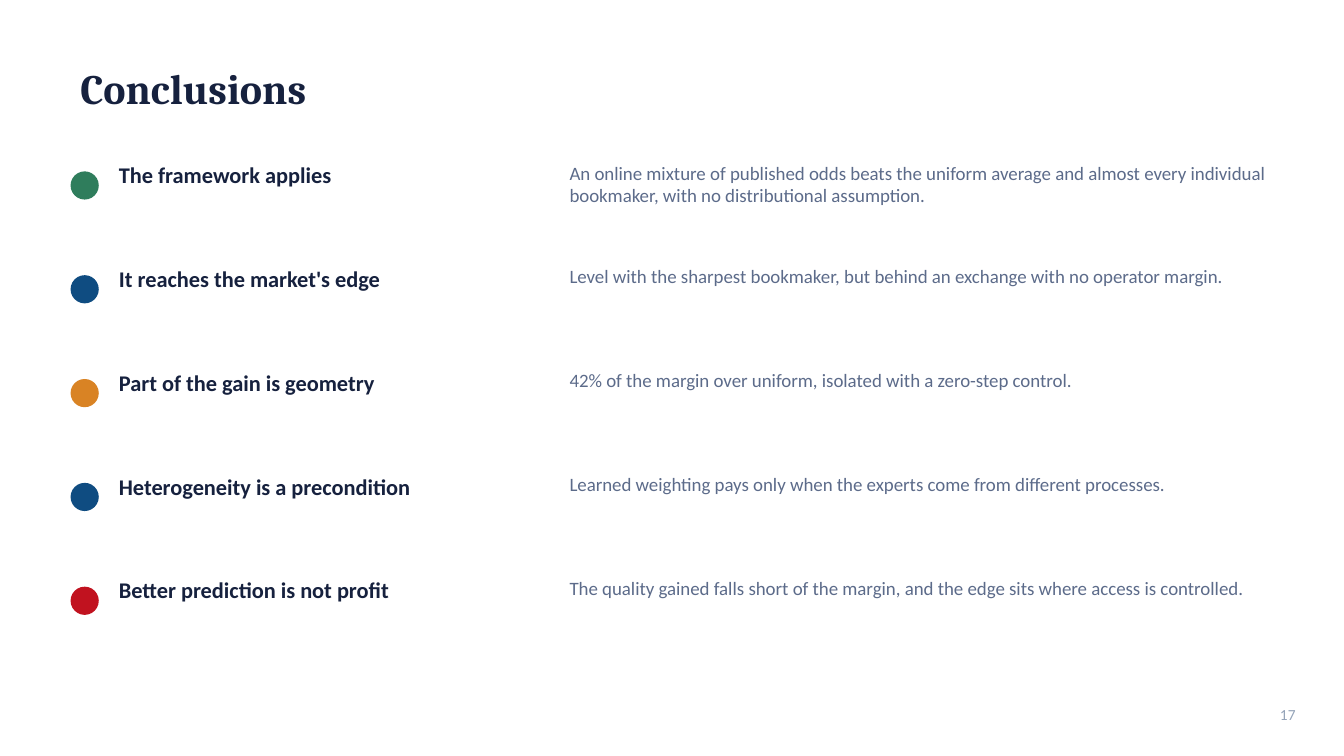
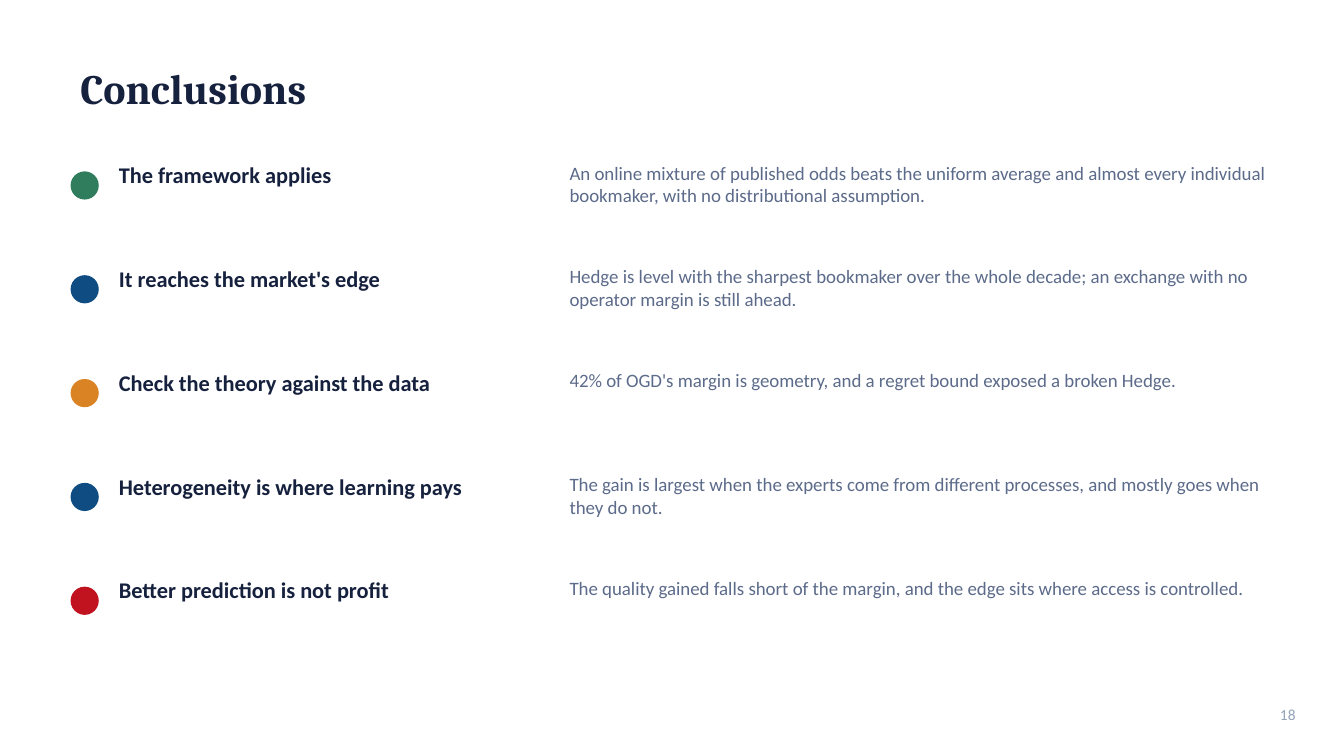
Before and after one commit to stefanos212/online-learning-betting-odds, a slide deck: slide 18 of docs/defense_presentation_short.pptx (slide 17 before the commit). Drawn at 1344x756 pixels with LibreOffice and Linux fonts; fonts in the diff are those of the drawing. Boxes give left, top, right and bottom in pixels: in the first picture for what was removed or moved away, otherwise in the second. Text is boxed around its words. In the diff, an @@ line names an element or a change of style, - is before the commit and + after.

```diff
--- a/docs/defense_presentation_short.pptx
+++ b/docs/defense_presentation_short.pptx
@@ text at (570,270,1248,309): text changed @@
-Level with the sharpest bookmaker, but behind an exchange with no operator margin.
+Hedge is level with the sharpest bookmaker over the whole decade; an exchange with no operator margin is still ahead.
@@ text at (119,375,430,395): text changed @@
-Part of the gain is geometry
+Check the theory against the data
@@ text at (570,374,1176,390): text changed @@
-42% of the margin over uniform, isolated with a zero-step control.
+42% of OGD's margin is geometry, and a regret bound exposed a broken Hedge.
@@ text at (119,479,462,499): text changed @@
-Heterogeneity is a precondition
+Heterogeneity is where learning pays
@@ text at (570,478,1259,517): text changed @@
-Learned weighting pays only when the experts come from different processes.
+The gain is largest when the experts come from different processes, and mostly goes when they do not.
@@ page number at (1280,709,1296,720): text changed @@
-17
+18
```
Also in this commit, not shown: 11 other slides changed, 1 slide added, 1 other file.
